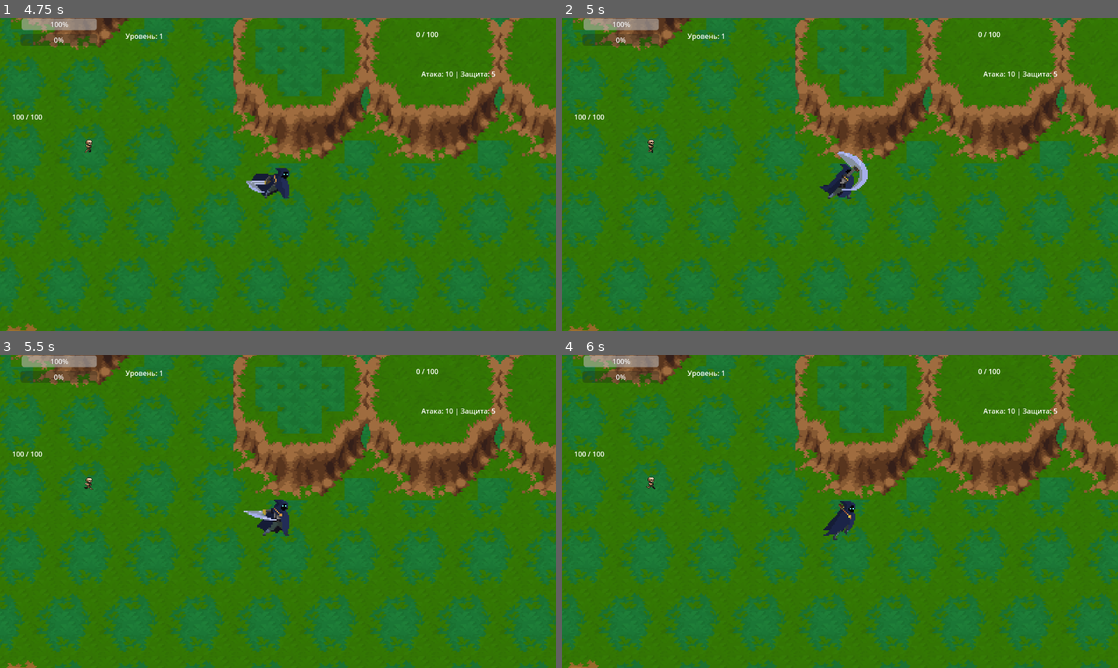
Above: before the commit, frames 1-4 (two rows, left to right).
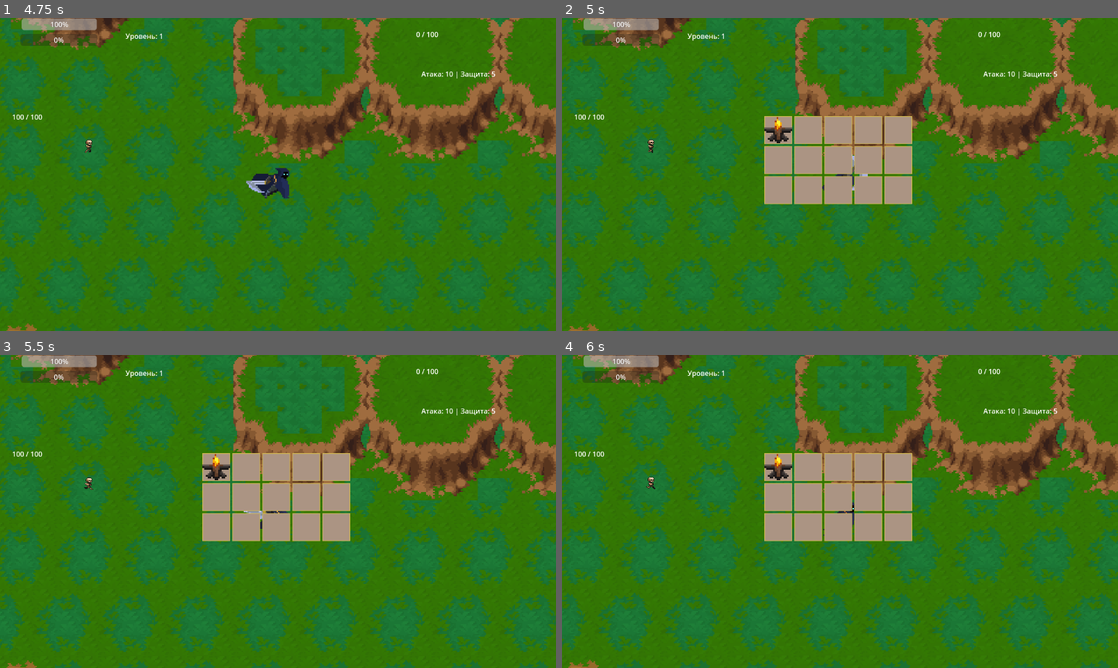
Above: after the commit, the same moments.

Repository: Semiys/worldwithoutking
Game: Godot game, scene res://scenes/menu.tscn
The game is run twice, just before and just after one commit, with the same random seed, the same clock (stepped at 60 frames per second) and the same inputs.
Inputs (mouse positions are in pixels of both pictures, inside the frame that each line leads up to):
- Up to frame 1 (4.75 s): click "ИГРАТЬ" at 0.5 s; tap Enter at 1.25 s; move the mouse to (400, 158) at 1.27 s; hold Right (ui_right) 1.28-2.03 s; hold Space (attack) 1.28-2.03 s; click (400, 158) at 1.42 s; move the mouse to (166, 190) at 2.02 s; hold Down (ui_down) 2.03-2.78 s; tap E (interact) at 2.1, 3.6 s; click (166, 190) at 2.17 s; move the mouse to (333, 105) at 2.77 s; hold Right (ui_right) 2.78-3.53 s; hold Space (attack) 2.78-3.53 s; click (333, 105) at 2.92 s; move the mouse to (250, 237) at 3.52 s; hold Up (ui_up) 3.53-4.28 s; click (250, 237) at 3.67 s; move the mouse to (444, 221) at 4.27 s; hold Left (ui_left) from 4.28 s (still down); hold Space (attack) from 4.28 s (still down); click (444, 221) at 4.42 s
- Up to frame 2 (5 s): keep holding Left (ui_left); keep holding Space (attack); tap I (open_inventory, bound only after the commit) at 4.9 s
- Up to frame 3 (5.5 s): keep holding Left (ui_left); move the mouse to (111, 464) at 5.02 s; release Space (attack) at 5.03 s; tap E (interact) at 5.1 s; click (111, 464) at 5.17 s
- Up to frame 4 (6 s): move the mouse to (867, 511) at 5.77 s; release Left (ui_left) at 5.78 s; hold Down (ui_down) from 5.78 s (still down); hold Space (attack) from 5.78 s (still down); click (867, 511) at 5.92 s

Frame 1 is identical in both runs. In frame 2, 6.9% of the frame differs, in the area x 36-63%, y 31-60%; in frame 3, 6.9%; in frame 4, 6.9%.

Commit message:
Inventory version (Alfa)

Diff:
--- /dev/null
+++ b/assets/theme/inventoryTheme.tres
@@ -0,0 +1,6 @@
+[gd_resource type="Theme" load_steps=2 format=3 uid="uid://ckpokp7o3nlve"]
+
+[sub_resource type="FontVariation" id="FontVariation_gtv8a"]
+
+[resource]
+default_font = SubResource("FontVariation_gtv8a")
--- /dev/null
+++ b/items/health_potion.tres
@@ -0,0 +1,11 @@
+[gd_resource type="Resource" script_class="ItemResource" load_steps=2 format=3 uid="uid://dmgx6hki66svb"]
+
+[ext_resource type="Script" path="res://scripts/ItemResource.gd" id="1_y6ro5"]
+
+[resource]
+script = ExtResource("1_y6ro5")
+item_name = "Зелье здоровья"
+type = "Consumable"
+description = "Восстанавливает 50 очков здоровья"
+stackable = true
+max_stack_size = 10
--- /dev/null
+++ b/items/leather_armor.tres
@@ -0,0 +1,11 @@
+[gd_resource type="Resource" script_class="ItemResource" load_steps=2 format=3 uid="uid://bxsms3invmx03"]
+
+[ext_resource type="Script" path="res://scripts/ItemResource.gd" id="1_yiqnb"]
+
+[resource]
+script = ExtResource("1_yiqnb")
+item_name = "Кожаная броня"
+type = "Armor"
+description = "Легкая броня, обеспечивающая базовую защиту"
+stackable = false
+max_stack_size = 1
--- /dev/null
+++ b/items/sword.tres
@@ -0,0 +1,13 @@
+[gd_resource type="Resource" script_class="ItemResource" load_steps=3 format=3 uid="uid://batpei4kk3cci"]
+
+[ext_resource type="Script" path="res://scripts/ItemResource.gd" id="1_0bo0t"]
+[ext_resource type="Texture2D" uid="uid://bb6abovaxo586" path="res://assets/sprites/RF_Catacombs_v1.0 (1)/torch_3.png" id="1_xrfkc"]
+
+[resource]
+script = ExtResource("1_0bo0t")
+item_name = "Меч"
+icon = ExtResource("1_xrfkc")
+type = "Weapon"
+description = "Острый меч для ближнего боя"
+stackable = false
+max_stack_size = 1
--- a/project.godot
+++ b/project.godot
@@ -16,11 +16,23 @@
 config/features=PackedStringArray("4.3", "Forward Plus")
 config/icon="res://icon.svg"
 
+[autoload]
+
+ItemDatabase="*res://scripts/ItemDatabase.gd"
+
 [display]
 
 window/size/viewport_width=1280
 window/size/viewport_height=720
 
+[input]
+
+open_inventory={
+"deadzone": 0.48,
+"events": [Object(InputEventKey,"resource_local_to_scene":false,"resource_name":"","device":0,"window_id":0,"alt_pressed":false,"shift_pressed":false,"ctrl_pressed":false,"meta_pressed":false,"pressed":false,"keycode":0,"physical_keycode":73,"key_label":0,"unicode":0,"location":0,"echo":false,"script":null)
+]
+}
+
 [rendering]
 
 textures/canvas_textures/default_texture_filter=0
--- /dev/null
+++ b/scenes/Item.tscn
@@ -0,0 +1,21 @@
+[gd_scene load_steps=2 format=3 uid="uid://c37xmhai5ieys"]
+
+[ext_resource type="Script" path="res://scripts/Item.gd" id="2_atq8c"]
+
+[node name="TextureRect" type="TextureRect"]
+anchors_preset = 8
+anchor_left = 0.5
+anchor_top = 0.5
+anchor_right = 0.5
+anchor_bottom = 0.5
+offset_left = -32.0
+offset_top = -32.0
+offset_right = 32.0
+offset_bottom = 32.0
+grow_horizontal = 2
+grow_vertical = 2
+size_flags_horizontal = 4
+size_flags_vertical = 4
+mouse_filter = 2
+stretch_mode = 5
+script = ExtResource("2_atq8c")
--- /dev/null
+++ b/scenes/ItemDatabase.tscn
@@ -0,0 +1,6 @@
+[gd_scene load_steps=2 format=3 uid="uid://c304vocvfsom5"]
+
+[ext_resource type="Script" path="res://scripts/ItemDatabase.gd" id="1_jbaj8"]
+
+[node name="ItemDatabase" type="Node"]
+script = ExtResource("1_jbaj8")
--- a/scenes/game.tscn
+++ b/scenes/game.tscn
@@ -1,10 +1,11 @@
-[gd_scene load_steps=18 format=4 uid="uid://bhm1pyt73nnvo"]
+[gd_scene load_steps=19 format=4 uid="uid://bhm1pyt73nnvo"]
 
 [ext_resource type="Texture2D" uid="uid://d0dqdf2g8k5bw" path="res://assets/sprites/worldsp/Green Woods/Assets/Props.png" id="1_05i73"]
 [ext_resource type="Texture2D" uid="uid://cbvqhkhrq5yjc" path="res://assets/sprites/worldsp/Green Woods/Assets/Tiles.png" id="2_bs82s"]
 [ext_resource type="Texture2D" uid="uid://bvt38xxcwas8" path="res://assets/sprites/worldsp/Green Woods/Assets/Trees.png" id="3_eso3e"]
 [ext_resource type="PackedScene" uid="uid://cnqfmmik5l8gl" path="res://scenes/player.tscn" id="4_17ljo"]
 [ext_resource type="PackedScene" uid="uid://ccq3rg5eb7x7n" path="res://scenes/enemy.tscn" id="5_a0tlk"]
+[ext_resource type="PackedScene" uid="uid://d05s36fixvhjb" path="res://scenes/player_ui.tscn" id="6_075ga"]
 
 [sub_resource type="TileSetAtlasSource" id="TileSetAtlasSource_2au00"]
 texture = ExtResource("1_05i73")
@@ -1440,6 +1441,8 @@
 [node name="Player" parent="." instance=ExtResource("4_17ljo")]
 position = Vector2(438, 416)
 
+[node name="player_ui" parent="Player" instance=ExtResource("6_075ga")]
+
 [node name="Enemy" parent="." instance=ExtResource("5_a0tlk")]
 position = Vector2(360, 356)
 
--- /dev/null
+++ b/scenes/inventory.tscn
@@ -0,0 +1,116 @@
+[gd_scene load_steps=5 format=3 uid="uid://0fms14cj573w"]
+
+[ext_resource type="Script" path="res://scripts/inventory.gd" id="1_ku8x3"]
+[ext_resource type="Theme" uid="uid://ckpokp7o3nlve" path="res://assets/theme/inventoryTheme.tres" id="2_fwing"]
+[ext_resource type="PackedScene" uid="uid://74hichutmo4m" path="res://scenes/panel_inventory.tscn" id="2_prfe7"]
+
+[sub_resource type="Theme" id="Theme_x5bvm"]
+
+[node name="Inventory" type="Control"]
+layout_mode = 3
+anchors_preset = 8
+anchor_left = 0.5
+anchor_top = 0.5
+anchor_right = 0.5
+anchor_bottom = 0.5
+offset_left = -25.5
+offset_top = -28.0
+offset_right = 25.5
+offset_bottom = 28.0
+grow_horizontal = 2
+grow_vertical = 2
+theme = SubResource("Theme_x5bvm")
+script = ExtResource("1_ku8x3")
+
+[node name="GridContainer" type="GridContainer" parent="."]
+layout_mode = 1
+anchors_preset = 8
+anchor_left = 0.5
+anchor_top = 0.5
+anchor_right = 0.5
+anchor_bottom = 0.5
+offset_left = -169.5
+offset_top = -101.0
+offset_right = 177.5
+offset_bottom = 101.0
+grow_horizontal = 2
+grow_vertical = 2
+theme = ExtResource("2_fwing")
+theme_override_constants/h_separation = 5
+theme_override_constants/v_separation = 5
+columns = 5
+
+[node name="Panel" parent="GridContainer" instance=ExtResource("2_prfe7")]
+custom_minimum_size = Vector2(64, 64)
+layout_mode = 2
+size_flags_vertical = 0
+
+[node name="Panel2" parent="GridContainer" instance=ExtResource("2_prfe7")]
+custom_minimum_size = Vector2(64, 64)
+layout_mode = 2
+size_flags_vertical = 4
+
+[node name="Panel3" parent="GridContainer" instance=ExtResource("2_prfe7")]
+custom_minimum_size = Vector2(64, 64)
+layout_mode = 2
+size_flags_vertical = 4
+
+[node name="Panel4" parent="GridContainer" instance=ExtResource("2_prfe7")]
+custom_minimum_size = Vector2(64, 64)
+layout_mode = 2
+size_flags_vertical = 4
+
+[node name="Panel5" parent="GridContainer" instance=ExtResource("2_prfe7")]
+custom_minimum_size = Vector2(64, 64)
+layout_mode = 2
+size_flags_vertical = 4
+
+[node name="Panel6" parent="GridContainer" instance=ExtResource("2_prfe7")]
+custom_minimum_size = Vector2(64, 64)
+layout_mode = 2
+size_flags_vertical = 4
+
+[node name="Panel7" parent="GridContainer" instance=ExtResource("2_prfe7")]
+custom_minimum_size = Vector2(64, 64)
+layout_mode = 2
+size_flags_vertical = 4
+
+[node name="Panel8" parent="GridContainer" instance=ExtResource("2_prfe7")]
+custom_minimum_size = Vector2(64, 64)
+layout_mode = 2
+size_flags_vertical = 4
+
+[node name="Panel9" parent="GridContainer" instance=ExtResource("2_prfe7")]
+custom_minimum_size = Vector2(64, 64)
+layout_mode = 2
+size_flags_vertical = 4
+
+[node name="Panel10" parent="GridContainer" instance=ExtResource("2_prfe7")]
+custom_minimum_size = Vector2(64, 64)
+layout_mode = 2
+size_flags_vertical = 4
+
+[node name="Panel11" parent="GridContainer" instance=ExtResource("2_prfe7")]
+custom_minimum_size = Vector2(64, 64)
+layout_mode = 2
+size_flags_vertical = 4
+
+[node name="Panel12" parent="GridContainer" instance=ExtResource("2_prfe7")]
+custom_minimum_size = Vector2(64, 64)
+layout_mode = 2
+size_flags_vertical = 4
+
+[node name="Panel13" parent="GridContainer" instance=ExtResource("2_prfe7")]
+custom_minimum_size = Vector2(64, 64)
+layout_mode = 2
+size_flags_vertical = 4
+
+[node name="Panel14" parent="GridContainer" instance=ExtResource("2_prfe7")]
+custom_minimum_size = Vector2(64, 64)
+layout_mode = 2
+size_flags_vertical = 4
+
+[node name="Panel15" parent="GridContainer" instance=ExtResource("2_prfe7")]
+custom_minimum_size = Vector2(64, 64)
+layout_mode = 2
+size_flags_vertical = 4
--- /dev/null
+++ b/scenes/panel_inventory.tscn
@@ -0,0 +1,35 @@
+[gd_scene load_steps=4 format=3 uid="uid://74hichutmo4m"]
+
+[ext_resource type="Script" path="res://scripts/Slot.gd" id="1_vx6nk"]
+[ext_resource type="PackedScene" uid="uid://c37xmhai5ieys" path="res://scenes/Item.tscn" id="2_y8gfd"]
+
+[sub_resource type="StyleBoxFlat" id="StyleBoxFlat_jxd5o"]
+content_margin_left = 5.0
+content_margin_top = 5.0
+content_margin_right = 5.0
+content_margin_bottom = 5.0
+bg_color = Color(0.672838, 0.580229, 0.514231, 1)
+border_width_left = 2
+border_width_top = 2
+border_width_right = 2
+border_width_bottom = 2
+border_color = Color(0.904533, 0.80253, 0.248035, 1)
+border_blend = true
+
+[node name="Panel" type="Panel"]
+anchors_preset = 8
+anchor_left = 0.5
+anchor_top = 0.5
+anchor_right = 0.5
+anchor_bottom = 0.5
+offset_left = -32.0
+offset_top = -32.0
+offset_right = 32.0
+offset_bottom = 32.0
+grow_horizontal = 2
+grow_vertical = 2
+theme_override_styles/panel = SubResource("StyleBoxFlat_jxd5o")
+script = ExtResource("1_vx6nk")
+
+[node name="TextureRect" parent="." instance=ExtResource("2_y8gfd")]
+layout_mode = 1
--- a/scenes/player_ui.tscn
+++ b/scenes/player_ui.tscn
@@ -1,6 +1,7 @@
-[gd_scene load_steps=2 format=3 uid="uid://d05s36fixvhjb"]
+[gd_scene load_steps=3 format=3 uid="uid://d05s36fixvhjb"]
 
 [ext_resource type="Script" path="res://scripts/player_UI.gd" id="1_kln6f"]
+[ext_resource type="PackedScene" uid="uid://0fms14cj573w" path="res://scenes/inventory.tscn" id="2_h6lol"]
 
 [node name="player_ui" type="CanvasLayer"]
 script = ExtResource("1_kln6f")
@@ -40,3 +41,12 @@
 offset_top = 26.0
 offset_right = 1244.0
 offset_bottom = 72.0
+
+[node name="Inventory" parent="." instance=ExtResource("2_h6lol")]
+anchors_preset = 13
+anchor_top = 0.0
+anchor_bottom = 1.0
+offset_left = -211.0
+offset_top = 183.0
+offset_right = 201.0
+offset_bottom = -250.0
--- /dev/null
+++ b/scripts/Item.gd
@@ -0,0 +1,25 @@
+extends TextureRect
+
+var item_name: String
+var item_quantity: int
+
+func _ready():
+	update_label()
+
+
+func set_item(nm: String, qt: int):
+	item_name = nm
+	item_quantity = qt
+	update_label()
+
+func add_item_quantity(amount_to_add: int):
+	item_quantity += amount_to_add
+	update_label()
+
+func decrease_item_quantity(amount_to_remove: int):
+	item_quantity -= amount_to_remove
+	update_label()
+
+func update_label():
+	if has_node("Label"):
+		$Label.text = str(item_quantity)
--- /dev/null
+++ b/scripts/ItemDatabase.gd
@@ -0,0 +1,12 @@
+extends Node
+
+var items = {
+	"sword": preload("res://items/sword.tres"),
+	"health_potion": preload("res://items/health_potion.tres"),
+	"leather_armor": preload("res://items/leather_armor.tres")
+}
+
+func get_item(item_name: String) -> ItemResource:
+	if items.has(item_name):
+		return items[item_name]
+	return null
--- /dev/null
+++ b/scripts/ItemResource.gd
@@ -0,0 +1,9 @@
+extends Resource
+class_name ItemResource
+
+@export var item_name: String
+@export var icon: Texture
+@export_enum("Weapon", "Armor", "Consumable") var type: String
+@export var description: String
+@export var stackable: bool = false
+@export var max_stack_size: int = 1
--- /dev/null
+++ b/scripts/Slot.gd
@@ -0,0 +1,38 @@
+extends Panel
+
+var ItemClass = preload("res://scenes/Item.tscn")
+var item = null
+
+func _ready():
+	mouse_filter = Control.MOUSE_FILTER_PASS
+
+func can_drop_data(_position, data):
+	return data is TextureRect and data.get_parent() == get_parent().get_parent()
+
+func pickFromSlot():
+	if item:
+		var temp_item = item
+		remove_child(item)
+		item = null
+		return temp_item
+	return null
+
+func putIntoSlot(new_item):
+	if new_item:
+		if new_item.get_parent():
+			new_item.get_parent().remove_child(new_item)
+		add_child(new_item)
+		item = new_item
+		item.position = Vector2.ZERO
+		item.z_index = 1
+func drop_data(_position, data):
+	if item:
+		var temp_item = item
+		item = null
+		var inventory = find_parent("Inventory")
+		inventory.holding_item = temp_item
+	if data.get_parent():
+		data.get_parent().remove_child(data)
+	add_child(data)
+	item = data
+	item.position = Vector2.ZERO
--- /dev/null
+++ b/scripts/inventory.gd
@@ -0,0 +1,63 @@
+extends Control
+
+const SlotClass = preload("res://scripts/Slot.gd")
+const ItemClass = preload("res://scenes/Item.tscn")
+@onready var inventory_slots = $GridContainer
+var holding_item = null
+@onready var item_database = get_node("/root/ItemDatabase")
+
+func _ready():
+	print("Инвентарь инициализирован")
+	for inv_slot in inventory_slots.get_children():
+		inv_slot.connect("gui_input", Callable(self, "slot_gui_input").bind(inv_slot))
+	call_deferred("add_item_to_first_slot", "sword")
+
+func add_item_to_first_slot(item_name: String):
+	var item_resource = item_database.get_item(item_name)
+	if item_resource:
+		var first_slot = inventory_slots.get_child(0)
+		if first_slot and not first_slot.item:
+			var new_item = create_item_from_resource(item_resource)
+			first_slot.putIntoSlot(new_item)
+			print("Предмет добавлен в первый слот: ", item_name)
+		else:
+			print("Первый слот занят или не найден")
+	else:
+		print("Предмет не найден в базе данных: ", item_name)
+
+func create_item_from_resource(item_resource: ItemResource) -> Node:
+	var item_instance = ItemClass.instantiate()
+	item_instance.texture = item_resource.icon
+	item_instance.set_item(item_resource.item_name, 1)
+	return item_instance
+
+func slot_gui_input(event: InputEvent, slot: SlotClass):
+	if event is InputEventMouseButton:
+		if event.button_index == MOUSE_BUTTON_LEFT and event.pressed:
+			if holding_item:
+				if !slot.item:
+					slot.putIntoSlot(holding_item)
+					holding_item = null
+				else:
+					var temp_item = slot.pickFromSlot()
+					slot.putIntoSlot(holding_item)
+					holding_item = temp_item
+			elif slot.item:
+				holding_item = slot.pickFromSlot()
+				add_child(holding_item)
+				holding_item.global_position = get_global_mouse_position()
+
+func _input(_event):
+	if holding_item:
+		holding_item.global_position = get_global_mouse_position()
+
+func _process(_delta):
+	if holding_item:
+		holding_item.global_position = get_global_mouse_position() - holding_item.size / 2
+
+func get_slot_under_mouse():
+	var mouse_pos = get_global_mouse_position()
+	for slot in inventory_slots.get_children():
+		if slot.get_global_rect().has_point(mouse_pos):
+			return slot
+	return null
--- a/scripts/player.gd
+++ b/scripts/player.gd
@@ -9,12 +9,15 @@
 var level = 1
 
 @onready var anim = $AnimatedSprite2D
-@onready var player_ui = preload("res://scenes/player_ui.tscn").instantiate()
+@onready var inventory = $player_ui/Inventory
 func _ready():
-	add_child(player_ui)
 	set_up_input_map()
 	load_player_stats()  # Добавляем загрузку данных при старте
 	update_ui()
+	if inventory:
+		inventory.add_item_to_first_slot("sword")
+	else:
+		print("Ошибка: узел Inventory не найден")
 func _physics_process(_delta: float) -> void:
 	if not anim.is_playing() or (anim.animation == "Idle" or anim.animation == "run"):
 		var direction = Input.get_vector("ui_left", "ui_right", "ui_up", "ui_down")
@@ -148,6 +151,13 @@
 		attack()
 	elif event.is_action_pressed("interact"):
 		interact()
+	elif event.is_action_pressed("open_inventory"):
+		print("Кнопка I нажата")
+		var player_ui = $player_ui
+		if player_ui:
+			player_ui.toggle_inventory()
+		else:
+			print("Ошибка: узел Player_UI не найден")
 
 # Добавляем новую функцию для обновления UI
 func update_ui():
@@ -159,7 +169,8 @@
 		"experience": experience,
 		"level": level
 	}
-	player_ui.update_ui(player_data)
+	$player_ui.update_ui(player_data)
+
 
 # Функция для сохранения данных игрока
 func save_data():
--- a/scripts/player_UI.gd
+++ b/scripts/player_UI.gd
@@ -6,7 +6,7 @@
 @onready var stats_label: Label = $StatsLabel
 @onready var health_label: Label = $HealthLabel
 @onready var experience_label: Label = $ExperienceLabel
-
+@onready var inventory = $Inventory
 func _ready():
 	# 1. Настройка HealthBar:
 	#health_bar.set("theme_override_styles/fill", load("res://resources/health_bar_fg.tres"))
@@ -33,7 +33,10 @@
 	#exp_icon.texture = load("res://assets/icons/exp_icon.png")
 	#add_child(exp_icon)
 	#exp_icon.position = Vector2(10, 40)  # Настройте позицию
-	pass
+	if inventory:
+		inventory.visible = false
+	else:
+		print("Ошибка: узел Inventory не найден в Player_UI")
 
 func update_ui(player_data: Dictionary):
 	animate_value(health_bar, player_data.health)
@@ -51,3 +54,9 @@
 func animate_value(progress_bar: ProgressBar, target_value: float):
 	var tween = create_tween()
 	tween.tween_property(progress_bar, "value", target_value, 0.5).set_trans(Tween.TRANS_QUINT).set_ease(Tween.EASE_OUT)
+func toggle_inventory():
+	if inventory:
+		inventory.visible = !inventory.visible
+		print("Видимость инвентаря изменена на: ", inventory.visible)
+	else:
+		print("Ошибка: узел инвентаря не найден в Player_UI")
